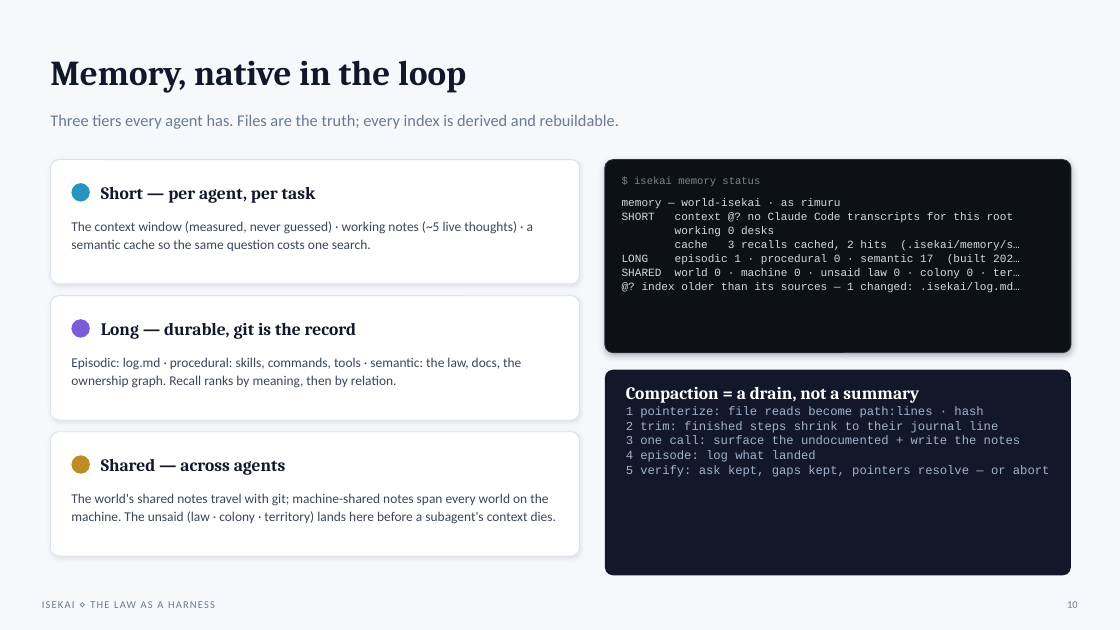
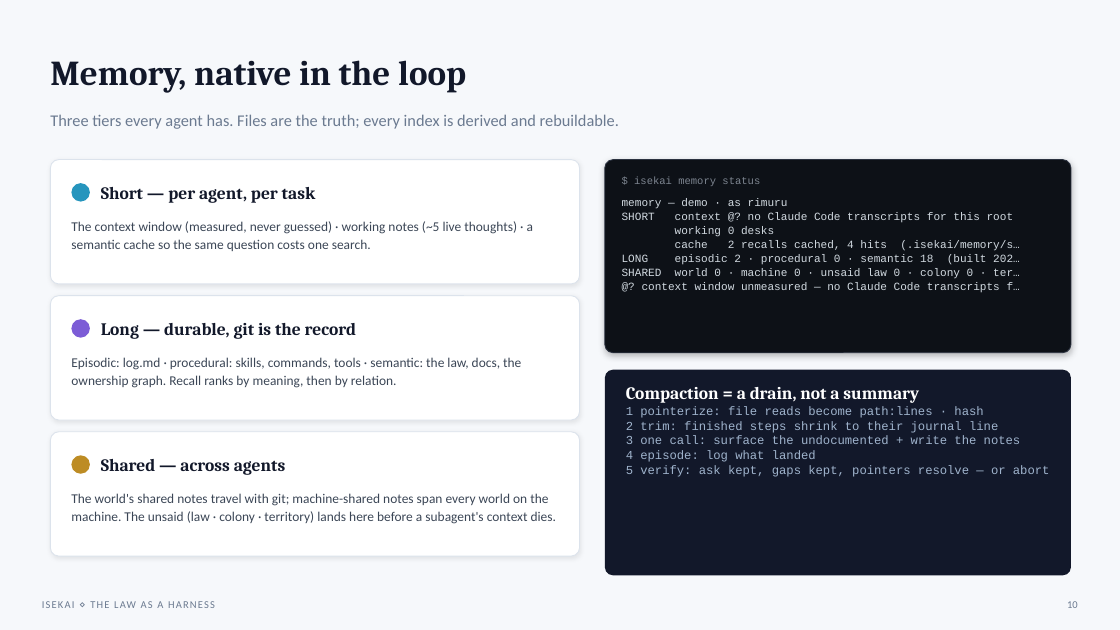
Before and after one commit to Kaginari/isekai, a slide deck: slide 10 of presentations/isekai-binary.pptx. Drawn at 1120x630 pixels with LibreOffice and Linux fonts; fonts in the diff are those of the drawing. Boxes give left, top, right and bottom in pixels: in the first picture for what was removed or moved away, otherwise in the second. Text is boxed around its words. In the diff, an @@ line names an element or a change of style, - is before the commit and + after.

```diff
--- a/presentations/isekai-binary.pptx
+++ b/presentations/isekai-binary.pptx
@@ text at [622,198,788,209]: text changed @@
-memory — world-isekai · as rimuru
+memory — demo · as rimuru
@@ text at [622,240,1020,265]: text changed @@
-cache 3 recalls cached, 2 hits (.isekai/memory/s…
-LONG episodic 1 · procedural 0 · semantic 17 (built 202…
+cache 2 recalls cached, 4 hits (.isekai/memory/s…
+LONG episodic 2 · procedural 0 · semantic 18 (built 202…
@@ text at [642,282,1020,293]: text changed @@
-@? index older than its sources — 1 changed: .isekai/log.md…
+@? context window unmeasured — no Claude Code transcripts f…
```
Also in this commit, not shown: 11 other slides changed, 1 slide added, 1 slide removed, 2 other files.
